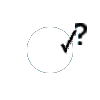
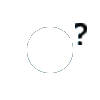
Two versions of the same layered image (100px x 100px). Layer-by-layer changes:
painted on "Background" over (60, 29, 77, 54)
